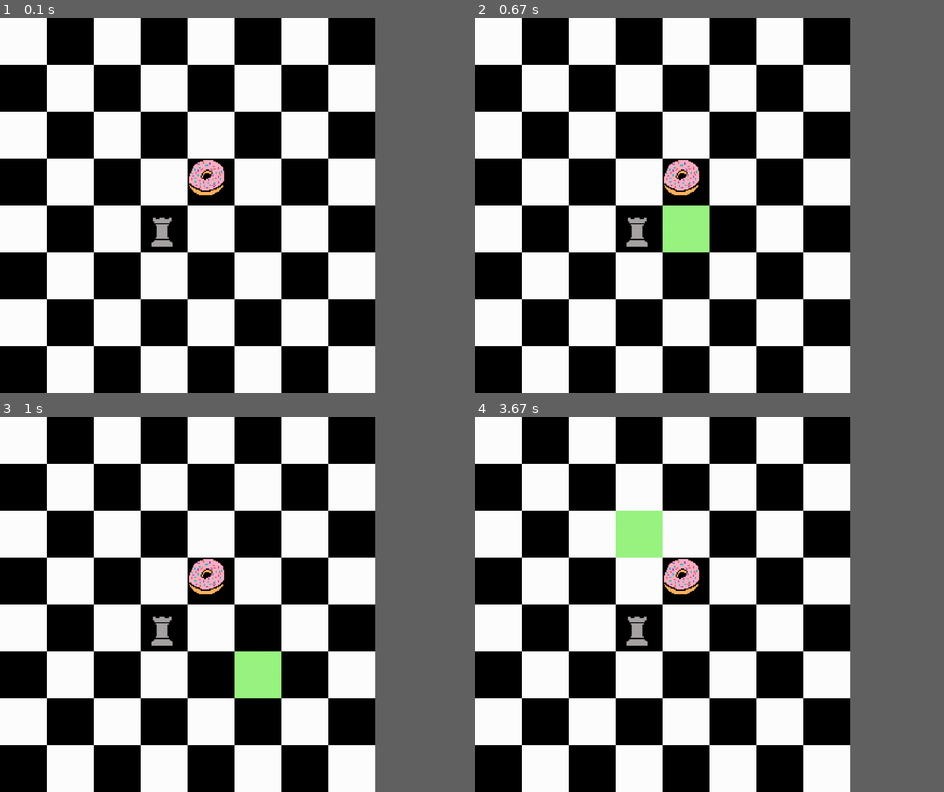
Above: before the commit, frames 1-4 (two rows, left to right).
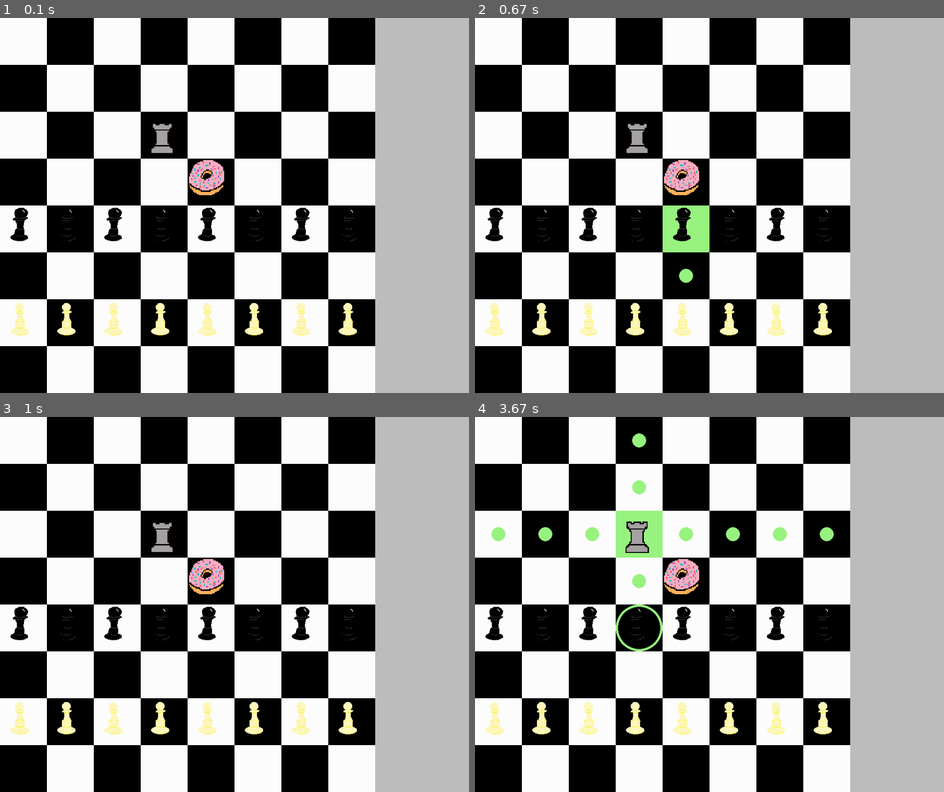
Above: after the commit, the same moments.

Repository: DHuizar/Chess-made-with-pygame
Game: pygame game, started from Chess proj/game.py
Two runs of this game, one before a commit and one after it. Both use one fixed random seed, a clock stepped at 60 frames per second and the inputs below.
Inputs (mouse positions are in pixels of both pictures, inside the frame that each line leads up to):
- Up to frame 1 (0.1 s): no input
- Up to frame 2 (0.67 s): click (690, 220) at 0.38 s
- Up to frame 3 (1 s): click (281, 687) at 0.72 s
- Up to frame 4 (3.67 s): click (883, 735) at 1.55 s; click (643, 525) at 3.38 s
In our replay, the window is 720x720 before the commit and 900x720 after it. These sizes can differ from the game's own. Grey fills any space a smaller window leaves; there, only what the larger window draws over its background counts as a difference.

The runs differ from the first frame. In frame 1, 2.9% of the frame differs, in the area x 2-77%, y 28-85%; in frame 2, 3.0%; in frame 3, 4.1%; in frame 4, 4.1%.

Commit message:
Add sidebar

Diff:
--- a/Chess proj/game.py
+++ b/Chess proj/game.py
@@ -1,6 +1,6 @@
 import pygame
 
-WIDTH = 800
+WIDTH = 1000
 HEIGHT = 800
 fps = 60
 timer = pygame.time.Clock()
@@ -63,6 +63,8 @@
         tile_x = 0
         tile_y = 0
 
+        screen.fill('gray')
+
         for row in range(8):
             for col in range(8):
                 # Draw a tile with current x and y values
@@ -88,6 +90,12 @@
         for square, piece in Board.board.items():
             if piece != None:
                 piece.draw(Board.getCoords(square))
+        for count, piece in enumerate(Board.whitePiecesTaken):
+            piece.image = pygame.transform.scale(piece.image, (40, 40))
+            piece.draw((850 + (15 * count), 50))
+        for count, piece in enumerate(Board.blackPiecesTaken):
+            piece.image = pygame.transform.scale(piece.image, (40, 40))
+            piece.draw((850 + (15 * count), 450))
 
     @staticmethod
     def clickSquare(mouse_position):
@@ -234,12 +242,12 @@
     @staticmethod
     def setupBoard():
         Board.board['e5'] = Piece('white', 'e5')
-        Board.board['d4'] = Rook('white', 'd4')
-        # for i in range(8):
-        #     Board.board[f'{Board.letters[i]}4'] = Pawn(
-        #         'black', f'{Board.letters[i]}4',  image='blackpawn.png')
-        #     Board.board[f'{Board.letters[i]}2'] = Pawn(
-        #         'white', f'{Board.letters[i]}2',  image='whitepawn.png')
+        Board.board['d6'] = Rook('white', 'd6')
+        for i in range(8):
+            Board.board[f'{Board.letters[i]}4'] = Pawn(
+                'black', f'{Board.letters[i]}4',  image='blackpawn.png')
+            Board.board[f'{Board.letters[i]}2'] = Pawn(
+                'white', f'{Board.letters[i]}2',  image='whitepawn.png')
 
 
 # chess pieces each piece has their own class
@@ -252,6 +260,8 @@
 #         rectangle.__init__(self)
 
 class Piece(pygame.sprite.Sprite):
+    """ Base class for the chess pieces. """
+
     def __init__(self, color, square, image='easteregg.png'):
         pygame.sprite.Sprite.__init__(self)
         self.color = color
